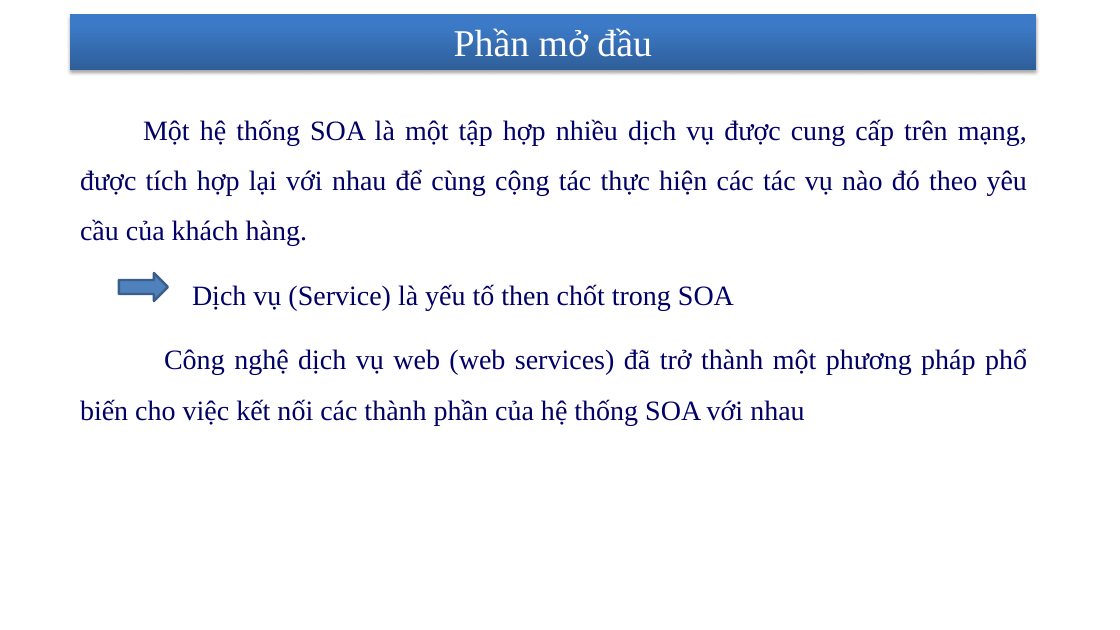
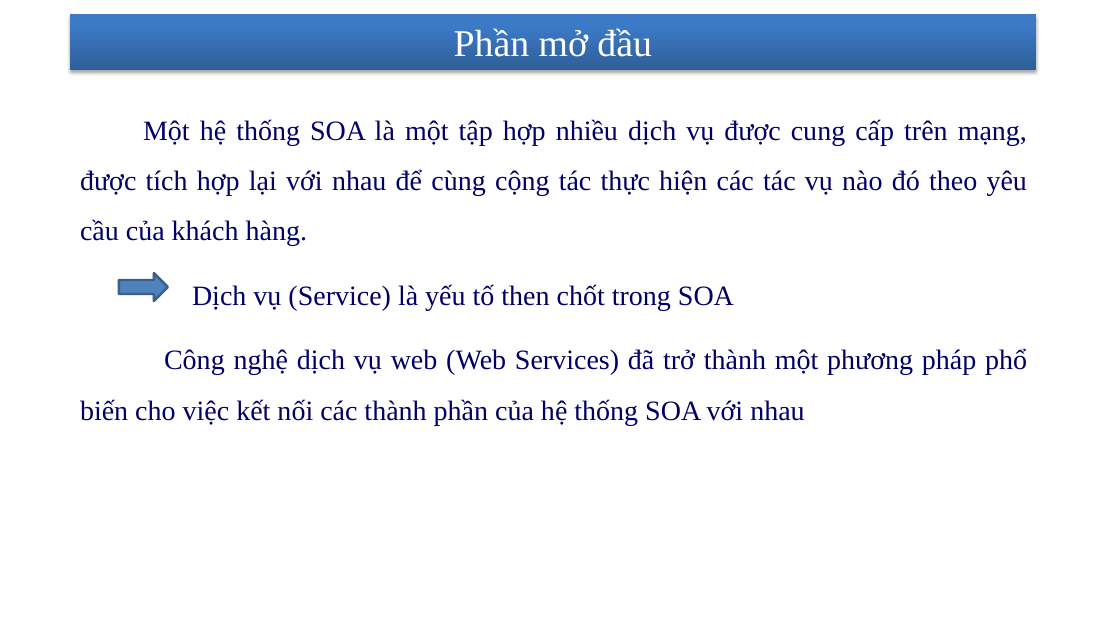
Before and after one commit to nhanhnt/LUANVAN, a slide deck: slide 5 of WORD/luanvan_nhanhnt_ver4.pptx. Drawn at 1120x630 pixels with LibreOffice and Linux fonts; fonts in the diff are those of the drawing; background and template pictures are left out. Boxes give left, top, right and bottom in pixels: in the first picture for what was removed or moved away, otherwise in the second. Text is boxed around its words. In the diff, an @@ line names an element or a change of style, - is before the commit and + after.

```diff
--- a/WORD/luanvan_nhanhnt_ver4.pptx
+++ b/WORD/luanvan_nhanhnt_ver4.pptx
@@ text at <box>80,348,1027,425</box>: text changed @@
-    Công nghệ dịch vụ web (web services) đã trở thành một phương pháp phổ biến cho việc kết nối các thành phần của hệ thống SOA với nhau
+    Công nghệ dịch vụ web (Web Services) đã trở thành một phương pháp phổ biến cho việc kết nối các thành phần của hệ thống SOA với nhau
```
Also in this commit, not shown: 7 other slides changed, 3 slides removed, 9 other files.
